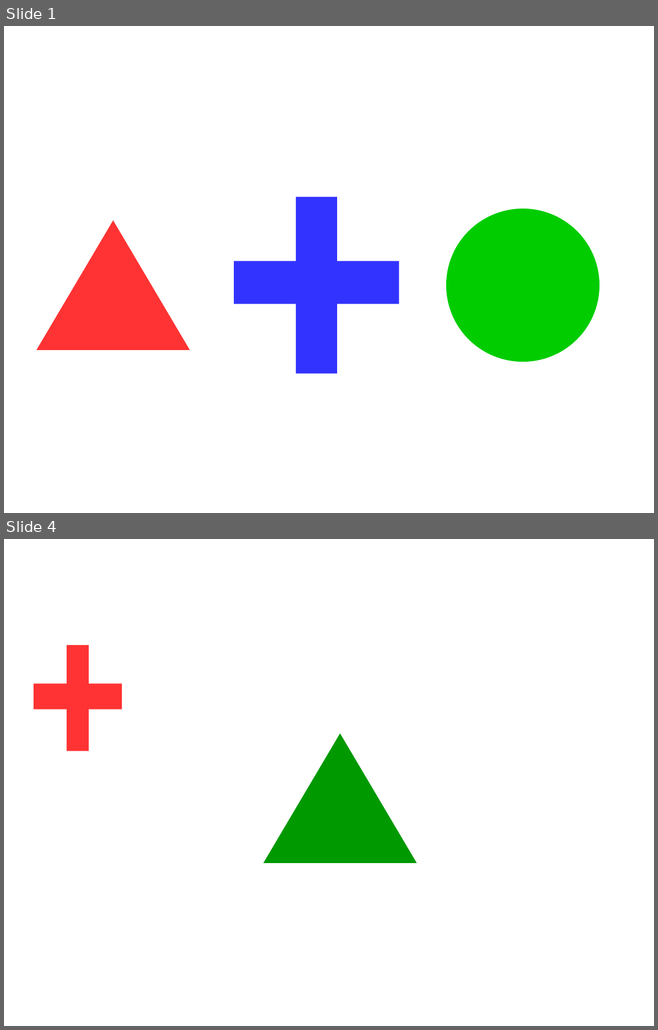
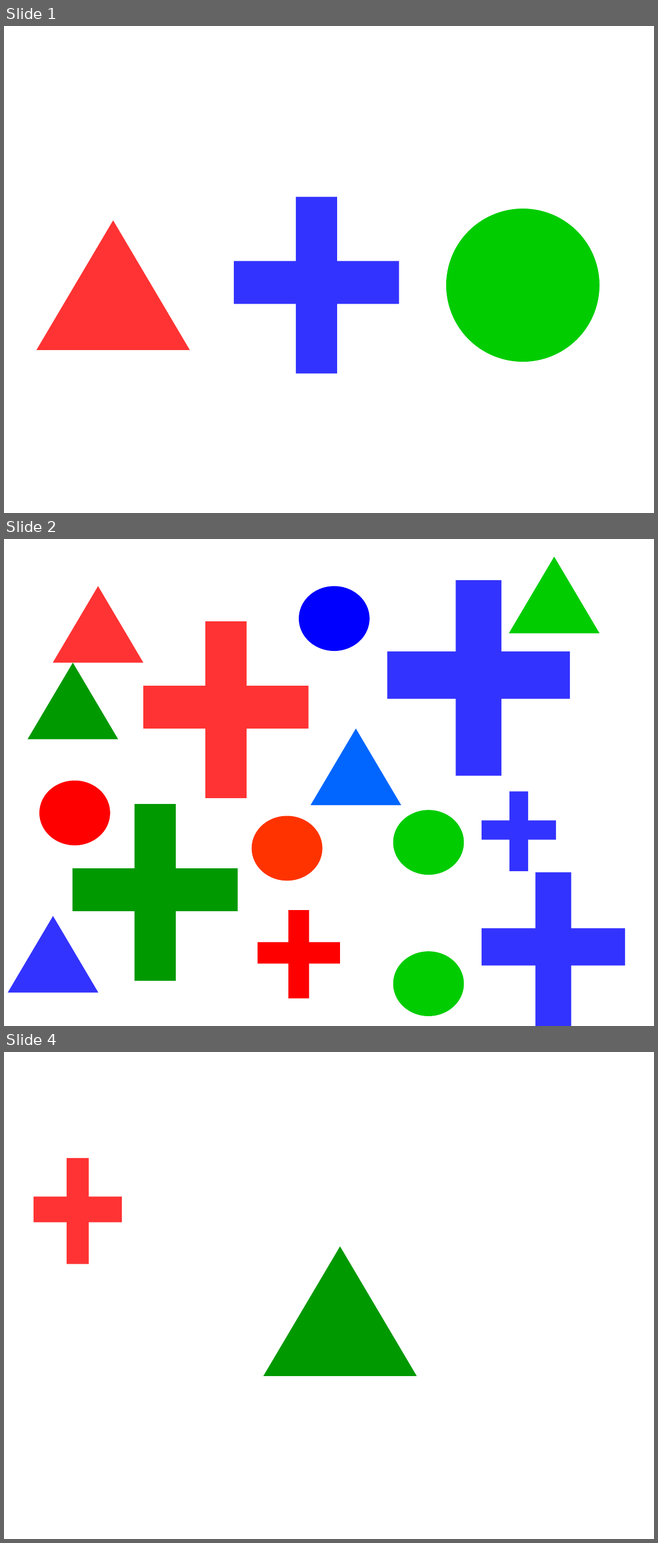
Before and after one commit to ron1818/Singaboat_RobotX2016, a slide deck: robotx_vision/scripts/image/flags.odp. Shown one above the other, each under a label of ours: slides 1 and 4 before the commit, slides 1, 2 and 4 after it; the slides between them are not shown. The pictures are 658x1030 and 658x1543 pixels, drawn with LibreOffice and Linux fonts; fonts in the diff are those of the drawing. Boxes give left, top, right and bottom in pixels: in the first picture for what was removed or moved away, otherwise in the second. Text is boxed around its words. In the diff, an @@ line names an element or a change of style, - is before the commit and + after.

```diff
--- a/robotx_vision/scripts/image/flags.odp
+++ b/robotx_vision/scripts/image/flags.odp
@@ slide 2 added at [4,539,654,1026], background #FFFFFF @@
@@ triangle added at [509,556,599,634], fill #00CC00 @@
@@ triangle added at [53,586,144,663], fill #FF3333 @@
@@ ellipse added at [299,586,369,651], fill #0000FF @@
@@ rectangle added at [456,580,501,776], fill #3333FF @@
@@ rectangle added at [205,621,246,798], fill #FF3333 @@
@@ rectangle added at [387,652,570,699], fill #3333FF @@
@@ triangle added at [28,663,118,740], fill #009900 @@
@@ rectangle added at [143,686,308,729], fill #FF3333 @@
@@ triangle added at [310,729,401,805], fill #0066FF @@
@@ ellipse added at [39,781,110,845], fill #FF0000 @@
@@ rectangle added at [509,792,528,871], fill #3333FF @@
@@ rectangle added at [134,804,176,981], fill #009900 @@
@@ ellipse added at [252,816,322,881], fill #FF3300 @@
@@ ellipse added at [393,810,464,875], fill #00CC00 @@
@@ rectangle added at [481,821,556,840], fill #3333FF @@
@@ rectangle added at [72,868,237,911], fill #009900 @@
@@ rectangle added at [535,873,571,1026], fill #3333FF @@
@@ triangle added at [7,916,99,993], fill #3333FF @@
@@ rectangle added at [289,910,309,999], fill #FF0000 @@
@@ rectangle added at [481,929,625,966], fill #3333FF @@
@@ rectangle added at [257,943,340,964], fill #FF0000 @@
@@ ellipse added at [393,951,464,1016], fill #00CC00 @@
```
Also in this commit, not shown: 1 slide changed, 1 slide removed, 2 other files.
